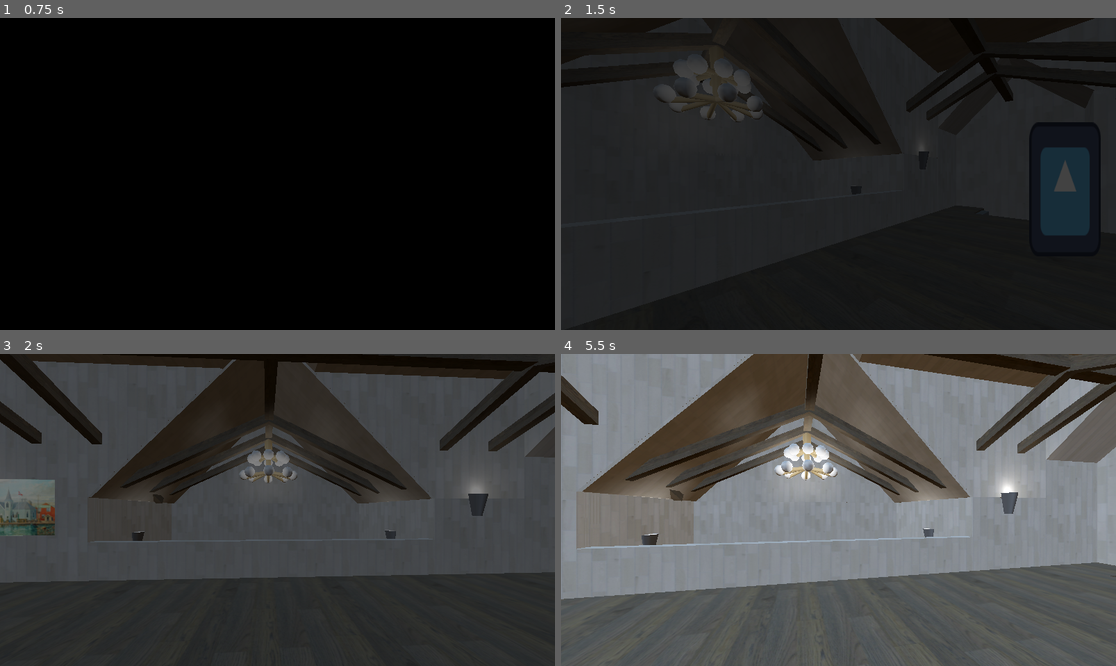
Above: before the commit, frames 1-4 (two rows, left to right).
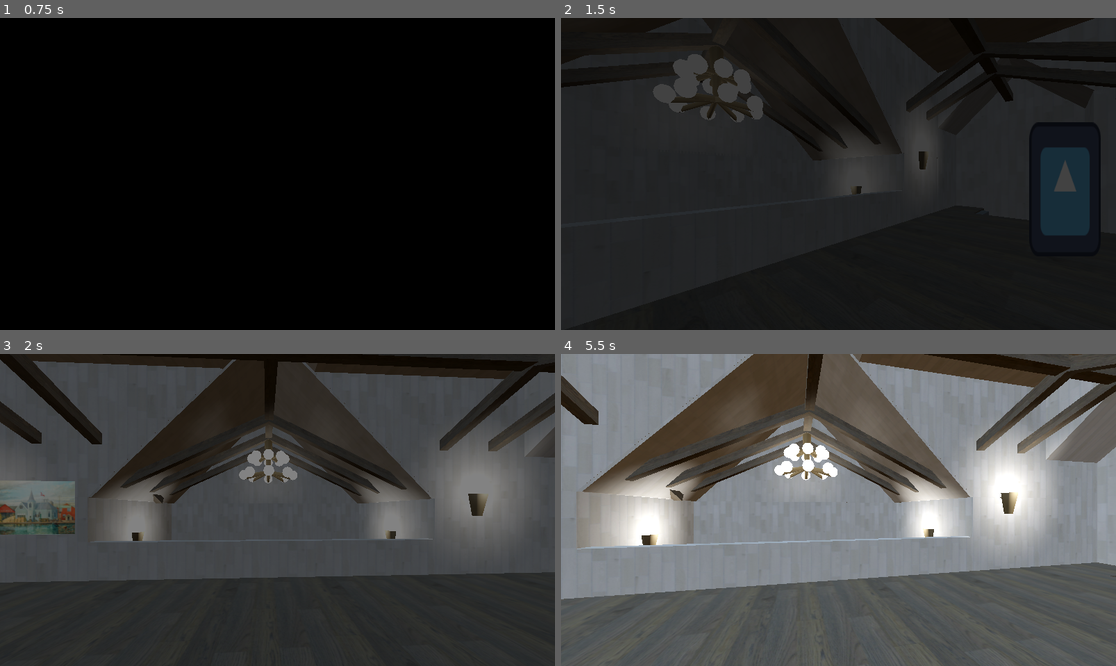
Above: after the commit, the same moments.

Repository: Jellybean42/MurderMysteryWMCJam
Game: Godot game, scene res://levels/present.tscn
Same seed, same stepped clock (60 frames per second), same inputs: the game is played once before the commit and once after it. This scene is started directly instead of the project's main scene. The engine's default icon, where the game draws it, is replaced by a stand-in: a white triangle on a blue panel in a dark square.
Inputs (mouse positions are in pixels of both pictures, inside the frame that each line leads up to):
- Up to frame 1 (0.75 s): tap Enter at 0.5 s; move the mouse to (399, 158) at 0.52 s; hold Right (ui_right) from 0.53 s (still down); tap E (interact) at 0.6 s; click (399, 158) at 0.67 s
- Up to frame 2 (1.5 s): tap Space (ui_select) at 0.77 s; move the mouse to (727, 189) at 1.27 s; release Right (ui_right) at 1.28 s; hold Down (ui_down) from 1.28 s (still down); tap E (interact) at 1.35 s
- Up to frame 3 (2 s): keep holding Down (ui_down); tap Space (ui_select) at 1.52 s
- Up to frame 4 (5.5 s): move the mouse to (894, 441) at 2.02 s; release Down (ui_down) at 2.03 s; hold Right (ui_right) 2.03-2.78 s; tap E (interact) every 0.75 s from 2.1 to 5.1 s; move the mouse to (810, 572) at 2.77 s; hold Up (ui_up) 2.78-3.53 s; click (810, 572) at 2.92 s; tap Space (ui_select) at 3.02, 3.77, 4.52 s; move the mouse to (1005, 556) at 3.52 s; hold Left (ui_left) 3.53-5.03 s; move the mouse to (672, 463) at 4.27 s; move the mouse to (866, 510) at 5.02 s; hold Down (ui_down) from 5.03 s (still down); click (866, 510) at 5.17 s

Frame 1 is identical in both runs. In frame 2, 0.8% of the frame differs, in the area x 16-67%, y 11-57%; in frame 3, 8.6%; in frame 4, 12%, in the area x 4-94%, y 18-64%.

Commit message:
lighting edit

Diff:
--- a/Interaction/dead_body.tscn
+++ b/Interaction/dead_body.tscn
@@ -1,10 +1,11 @@
-[gd_scene load_steps=6 format=3 uid="uid://djuclm5kkealv"]
+[gd_scene load_steps=7 format=3 uid="uid://djuclm5kkealv"]
 
 [ext_resource type="Texture2D" uid="uid://br67kro621lku" path="res://John_no_bg.png" id="1_x0w8s"]
 [ext_resource type="PackedScene" uid="uid://c3e2bavaxqkxn" path="res://Interaction/collectable.tscn" id="2_2kafh"]
 [ext_resource type="Texture2D" uid="uid://c8knqqqls5v6h" path="res://Interaction/letters/Screenshot 2025-09-20 182120.png" id="3_2kafh"]
 [ext_resource type="Texture2D" uid="uid://d2fw6jpp6i5k1" path="res://Interaction/letters/Screenshot 2025-09-20 182131.png" id="4_lh0oi"]
 [ext_resource type="Texture2D" uid="uid://cq6p8t1gal7m5" path="res://Interaction/letters/Screenshot 2025-09-20 182128.png" id="5_46yxa"]
+[ext_resource type="PackedScene" uid="uid://bluwxqberxus7" path="res://cone.tscn" id="6_lh0oi"]
 
 [node name="DeadBody" type="Node3D"]
 
@@ -23,3 +24,12 @@
 [node name="Collectable3" parent="." instance=ExtResource("2_2kafh")]
 transform = Transform3D(1, 0, 0, 0, 1, 0, 0, 0, 1, 0.55060065, 0, 0.3721314)
 letter_tex = ExtResource("5_46yxa")
+
+[node name="Cone" parent="." instance=ExtResource("6_lh0oi")]
+transform = Transform3D(1, 0, 0, 0, 1, 0, 0, 0, 1, -0.59999996, 0, -0.2)
+
+[node name="Cone2" parent="." instance=ExtResource("6_lh0oi")]
+transform = Transform3D(1, 0, 0, 0, 1, 0, 0, 0, 1, 0.6, 0, 0.4)
+
+[node name="Cone3" parent="." instance=ExtResource("6_lh0oi")]
+transform = Transform3D(1, 0, 0, 0, 1, 0, 0, 0, 1, 0.100000024, 0, -0.1)
--- /dev/null
+++ b/brass.tres
@@ -0,0 +1,9 @@
+[gd_resource type="StandardMaterial3D" load_steps=2 format=3 uid="uid://cgj3bru7p5jr0"]
+
+[ext_resource type="Texture2D" uid="uid://cybcngny350bi" path="res://textures/brushed-brass-2000-mm-architextures.jpg" id="1_kd0mr"]
+
+[resource]
+albedo_texture = ExtResource("1_kd0mr")
+metallic = 1.0
+emission_enabled = true
+uv1_triplanar = true
--- a/chandelier.tscn
+++ b/chandelier.tscn
@@ -1,19 +1,17 @@
-[gd_scene load_steps=7 format=3 uid="uid://c26ul1t2ajfaa"]
-
-[ext_resource type="Texture2D" uid="uid://cybcngny350bi" path="res://textures/brushed-brass-2000-mm-architextures.jpg" id="1_g8dmd"]
+[gd_scene load_steps=5 format=3 uid="uid://c26ul1t2ajfaa"]
+
+[ext_resource type="Material" uid="uid://cgj3bru7p5jr0" path="res://brass.tres" id="1_g8dmd"]
 
 [sub_resource type="StandardMaterial3D" id="StandardMaterial3D_82k0g"]
+emission_enabled = true
+emission = Color(1, 1, 1, 1)
 
 [sub_resource type="StandardMaterial3D" id="StandardMaterial3D_21m1t"]
-
-[sub_resource type="StandardMaterial3D" id="StandardMaterial3D_dt8dj"]
-albedo_texture = ExtResource("1_g8dmd")
-
-[sub_resource type="StandardMaterial3D" id="StandardMaterial3D_an4in"]
-albedo_texture = ExtResource("1_g8dmd")
+emission_enabled = true
+emission = Color(1, 1, 1, 1)
 
 [sub_resource type="CylinderMesh" id="CylinderMesh_83u2j"]
-material = SubResource("StandardMaterial3D_an4in")
+material = ExtResource("1_g8dmd")
 top_radius = 0.25
 bottom_radius = 0.1
 
@@ -173,97 +171,97 @@
 transform = Transform3D(1, 0, 0, 0, -0.25881907, 0.9659258, 0, -0.9659258, -0.25881907, 0, -2.1, -0.75)
 radius = 0.1
 height = 1.5
-material = SubResource("StandardMaterial3D_dt8dj")
+material = ExtResource("1_g8dmd")
 
 [node name="CSGCylinder3D3" type="CSGCylinder3D" parent="Brass"]
 transform = Transform3D(-1, 1.0430813e-07, 2.9802322e-08, 3.8567056e-09, -0.25881907, 0.9659258, 8.940697e-08, 0.96592575, 0.25881907, 0, -2.1, 0.75)
 radius = 0.1
 height = 1.5
-material = SubResource("StandardMaterial3D_dt8dj")
+material = ExtResource("1_g8dmd")
 
 [node name="CSGCylinder3D4" type="CSGCylinder3D" parent="Brass"]
 transform = Transform3D(-4.371139e-08, 0.9659258, 0.25881907, 0, -0.25881907, 0.9659258, 1, 4.222196e-08, 1.1313341e-08, 0.75, -2.1, 3.278354e-08)
 radius = 0.1
 height = 1.5
-material = SubResource("StandardMaterial3D_dt8dj")
+material = ExtResource("1_g8dmd")
 
 [node name="CSGCylinder3D5" type="CSGCylinder3D" parent="Brass"]
 transform = Transform3D(-4.569557e-08, -0.96592575, -0.25881907, 3.8567056e-09, -0.25881907, 0.9659258, -1, 6.208617e-08, 1.848898e-08, -0.75, -2.1, -3.278354e-08)
 radius = 0.1
 height = 1.5
-material = SubResource("StandardMaterial3D_dt8dj")
+material = ExtResource("1_g8dmd")
 
 [node name="CSGCylinder3D6" type="CSGCylinder3D" parent="Brass"]
 transform = Transform3D(-0.7071068, 0.6830126, 0.18301271, 8.881784e-16, -0.25881907, 0.9659258, 0.7071067, 0.6830127, 0.18301274, 0.53033006, -2.1, 0.53033006)
 radius = 0.1
 height = 1.5
-material = SubResource("StandardMaterial3D_dt8dj")
+material = ExtResource("1_g8dmd")
 
 [node name="CSGCylinder3D7" type="CSGCylinder3D" parent="Brass"]
 transform = Transform3D(0.7071067, -0.6830127, -0.18301274, 3.8567056e-09, -0.25881907, 0.9659258, -0.7071068, -0.6830126, -0.18301271, -0.53033006, -2.1, -0.53033006)
 radius = 0.1
 height = 1.5
-material = SubResource("StandardMaterial3D_dt8dj")
+material = ExtResource("1_g8dmd")
 
 [node name="CSGCylinder3D8" type="CSGCylinder3D" parent="Brass"]
 transform = Transform3D(-0.7071066, -0.68301266, -0.18301275, 8.881784e-16, -0.25881907, 0.9659258, -0.70710677, 0.6830126, 0.18301274, -0.53033006, -2.1, 0.53033006)
 radius = 0.1
 height = 1.5
-material = SubResource("StandardMaterial3D_dt8dj")
+material = ExtResource("1_g8dmd")
 
 [node name="CSGCylinder3D9" type="CSGCylinder3D" parent="Brass"]
 transform = Transform3D(0.70710677, 0.6830126, 0.18301266, 3.8567043e-09, -0.2588191, 0.96592593, 0.7071067, -0.6830128, -0.18301277, 0.53033006, -2.1, -0.53033006)
 radius = 0.1
 height = 1.5
-material = SubResource("StandardMaterial3D_dt8dj")
+material = ExtResource("1_g8dmd")
 
 [node name="CSGCylinder3D10" type="CSGCylinder3D" parent="Brass"]
 transform = Transform3D(1, 0, 0, 0, -0.25881907, 0.9659258, 0, -0.9659258, -0.25881907, 0, -1.0029428, -0.3877778)
 radius = 0.1
 height = 0.75
-material = SubResource("StandardMaterial3D_dt8dj")
+material = ExtResource("1_g8dmd")
 
 [node name="CSGCylinder3D11" type="CSGCylinder3D" parent="Brass"]
 transform = Transform3D(-1, 1.0430813e-07, 2.9802322e-08, 3.8567056e-09, -0.25881907, 0.9659258, 8.940697e-08, 0.96592575, 0.25881907, -3.9115548e-08, -1.0029428, 0.38777784)
 radius = 0.1
 height = 0.75
-material = SubResource("StandardMaterial3D_dt8dj")
+material = ExtResource("1_g8dmd")
 
 [node name="CSGCylinder3D12" type="CSGCylinder3D" parent="Brass"]
 transform = Transform3D(-4.371139e-08, 0.9659258, 0.25881907, 0, -0.25881907, 0.9659258, 1, 4.222196e-08, 1.1313341e-08, 0.3877778, -1.0029428, 1.6950304e-08)
 radius = 0.1
 height = 0.75
-material = SubResource("StandardMaterial3D_dt8dj")
+material = ExtResource("1_g8dmd")
 
 [node name="CSGCylinder3D13" type="CSGCylinder3D" parent="Brass"]
 transform = Transform3D(-4.569557e-08, -0.96592575, -0.25881907, 3.8567056e-09, -0.25881907, 0.9659258, -1, 6.208617e-08, 1.848898e-08, -0.38777784, -1.0029428, -5.6065854e-08)
 radius = 0.1
 height = 0.75
-material = SubResource("StandardMaterial3D_dt8dj")
+material = ExtResource("1_g8dmd")
 
 [node name="CSGCylinder3D14" type="CSGCylinder3D" parent="Brass"]
 transform = Transform3D(-0.7071068, 0.6830126, 0.18301271, 8.881784e-16, -0.25881907, 0.9659258, 0.7071067, 0.6830127, 0.18301274, 0.27420032, -1.0029428, 0.2742003)
 radius = 0.1
 height = 0.75
-material = SubResource("StandardMaterial3D_dt8dj")
+material = ExtResource("1_g8dmd")
 
 [node name="CSGCylinder3D15" type="CSGCylinder3D" parent="Brass"]
 transform = Transform3D(0.7071067, -0.6830127, -0.18301274, 3.8567056e-09, -0.25881907, 0.9659258, -0.7071068, -0.6830126, -0.18301271, -0.2742003, -1.0029428, -0.27420032)
 radius = 0.1
 height = 0.75
-material = SubResource("StandardMaterial3D_dt8dj")
+material = ExtResource("1_g8dmd")
 
 [node name="CSGCylinder3D16" type="CSGCylinder3D" parent="Brass"]
 transform = Transform3D(-0.7071066, -0.68301266, -0.18301275, 8.881784e-16, -0.25881907, 0.9659258, -0.70710677, 0.6830126, 0.18301274, -0.27420032, -1.0029428, 0.27420032)
 radius = 0.1
 height = 0.75
-material = SubResource("StandardMaterial3D_dt8dj")
+material = ExtResource("1_g8dmd")
 
 [node name="CSGCylinder3D17" type="CSGCylinder3D" parent="Brass"]
 transform = Transform3D(0.70710677, 0.6830126, 0.18301266, 3.8567043e-09, -0.2588191, 0.96592593, 0.7071067, -0.6830128, -0.18301277, 0.27420032, -1.0029428, -0.27420026)
 radius = 0.1
 height = 0.75
-material = SubResource("StandardMaterial3D_dt8dj")
+material = ExtResource("1_g8dmd")
 
 [node name="MeshInstance3D" type="MeshInstance3D" parent="Brass"]
 transform = Transform3D(1, 0, 0, 0, 1, 0, 0, 0, 1, 0, -1, 0)
--- /dev/null
+++ b/cone.tscn
@@ -0,0 +1,16 @@
+[gd_scene load_steps=3 format=3 uid="uid://bluwxqberxus7"]
+
+[sub_resource type="StandardMaterial3D" id="StandardMaterial3D_ghpew"]
+albedo_color = Color(1, 0.80784315, 0, 1)
+
+[sub_resource type="CylinderMesh" id="CylinderMesh_u0elp"]
+material = SubResource("StandardMaterial3D_ghpew")
+top_radius = 0.02
+bottom_radius = 0.1
+height = 0.2
+
+[node name="Cone" type="Node3D"]
+
+[node name="MeshInstance3D" type="MeshInstance3D" parent="."]
+transform = Transform3D(1, 0, 0, 0, 1, 0, 0, 0, 1, 0, 0.1, 0)
+mesh = SubResource("CylinderMesh_u0elp")
--- a/levels/past.tscn
+++ b/levels/past.tscn
@@ -56,7 +56,7 @@
 transform = Transform3D(1, 0, 0, 0, 1, 0, 0, 0, 1, 0, 1.7, 0)
 
 [node name="Painting" type="Area3D" parent="."]
-transform = Transform3D(1, 0, 0, 0, 1, 0, 0, 0, 1, -2.5425344, 2.5640998, -0.39451104)
+transform = Transform3D(1, 0, 0, 0, 1, 0, 0, 0, 1, -2.4425344, 2.5640998, -0.49451104)
 script = ExtResource("5_8js7g")
 target_scene_path = "uid://cwpq7ftaeywcp"
 
--- a/levels/present.tscn
+++ b/levels/present.tscn
@@ -52,7 +52,7 @@
 transform = Transform3D(1, 0, 0, 0, 1, 0, 0, 0, 1, 0, 1.7, 0)
 
 [node name="Painting" type="Area3D" parent="."]
-transform = Transform3D(1, 0, 0, 0, 1, 0, 0, 0, 1, -2.517433, 2.4641, -0.36039883)
+transform = Transform3D(1, 0, 0, 0, 1, 0, 0, 0, 1, -2.4174328, 2.4641, -0.46039882)
 script = ExtResource("5_ve62j")
 target_scene_path = "uid://b33mnik144wn3"
 
--- a/rooms/ground_floor_present.tscn
+++ b/rooms/ground_floor_present.tscn
@@ -1,10 +1,11 @@
-[gd_scene load_steps=18 format=3 uid="uid://bny5tfe4xf5j1"]
+[gd_scene load_steps=21 format=3 uid="uid://bny5tfe4xf5j1"]
 
 [ext_resource type="Script" uid="uid://dmd5b0jkwxljv" path="res://rooms/room_1.gd" id="1_rnj2d"]
 [ext_resource type="Material" uid="uid://dte15qjjirtvh" path="res://wood_panels.tres" id="2_dngkx"]
 [ext_resource type="Material" uid="uid://g8tvlyrsl57n" path="res://upper_floor_present.tres" id="2_m1sog"]
 [ext_resource type="PackedScene" uid="uid://biniydtbfpr77" path="res://camera/camera_3d.tscn" id="2_olrdv"]
 [ext_resource type="PackedScene" uid="uid://cw6bglykgtbrc" path="res://sconce.tscn" id="5_m1sog"]
+[ext_resource type="Texture2D" uid="uid://dxpyfmylcpu1o" path="res://textures/artificial-grass-1498-mm-architextures.jpg" id="6_kmcul"]
 
 [sub_resource type="BoxMesh" id="BoxMesh_s102h"]
 size = Vector3(7, 5, 2)
@@ -41,6 +42,14 @@
 
 [sub_resource type="BoxShape3D" id="BoxShape3D_u7d2c"]
 size = Vector3(1, 2, 7)
+
+[sub_resource type="StandardMaterial3D" id="StandardMaterial3D_dby1b"]
+albedo_texture = ExtResource("6_kmcul")
+uv1_triplanar = true
+
+[sub_resource type="QuadMesh" id="QuadMesh_u7d2c"]
+material = SubResource("StandardMaterial3D_dby1b")
+size = Vector2(200, 100)
 
 [node name="Room1" type="StaticBody3D"]
 input_ray_pickable = false
@@ -255,10 +264,14 @@
 shape = SubResource("BoxShape3D_u7d2c")
 
 [node name="Sconce" parent="." instance=ExtResource("5_m1sog")]
-transform = Transform3D(0.5, 0, 0, 0, 0.5, 0, 0, 0, 0.5, -1.9000001, 0.8, -1.3000001)
+transform = Transform3D(-2.1855694e-08, 0, -0.5, 0, 0.5, 0, 0.5, 0, -2.1855694e-08, -1.9000001, 0.8, -1.3000001)
 
 [node name="Sconce2" parent="." instance=ExtResource("5_m1sog")]
-transform = Transform3D(-0.5, 0, -4.371139e-08, 0, 0.5, 0, 4.371139e-08, 0, -0.5, 1.8999999, 0.8, -1.3000001)
+transform = Transform3D(-2.1855694e-08, 0, 0.5, 0, 0.5, 0, -0.5, 0, -2.1855694e-08, 1.8999999, 0.8, -1.3000001)
+
+[node name="MeshInstance3D3" type="MeshInstance3D" parent="."]
+transform = Transform3D(1, 0, 0, 0, 0.08715569, 0.9961947, 0, -0.9961947, 0.08715569, 0, 0, -52.563854)
+mesh = SubResource("QuadMesh_u7d2c")
 
 [connection signal="body_entered" from="Stairs" to="." method="_on_stairs_body_entered"]
 [connection signal="body_entered" from="Stairs" to="Camera3D" method="_on_area_3d_body_entered"]
--- a/rooms/upper_floor_present.tscn
+++ b/rooms/upper_floor_present.tscn
@@ -90,9 +90,9 @@
 [node name="OtherSide" type="Node3D" parent="CSGCombiner3D"]
 
 [node name="CSGBox3D3" type="CSGBox3D" parent="CSGCombiner3D/OtherSide"]
-transform = Transform3D(1, 0, 0, 0, 1, 0, 0, 0, 1, -2.5, 0.65, -0.6)
+transform = Transform3D(1, 0, 0, 0, 1, 0, 0, 0, 1, -2.6, 0.65, -0.6)
 material_override = ExtResource("2_pjcsh")
-size = Vector3(1.2, 1.7, 0.2)
+size = Vector3(1, 1.7, 0.2)
 
 [node name="CSGBox3D7" type="CSGBox3D" parent="CSGCombiner3D/OtherSide"]
 transform = Transform3D(-4.371139e-08, 0, -1, 0, 1, 0, 1, 0, -4.371139e-08, -3, 1.05, 0.3)
@@ -191,16 +191,16 @@
 transform = Transform3D(0.25, 0, 0, 0, 0.25, 0, 0, 0, 0.25, 0, 1.8000001, -1.4)
 
 [node name="Sconce" parent="." instance=ExtResource("7_rvbd7")]
-transform = Transform3D(0.49809736, 0, 0.04357786, 0, 0.5, 0, -0.04357786, 0, 0.49809736, -2.9, 0.8, 0.3)
+transform = Transform3D(-2.9802322e-08, 0, -0.50000006, 0, 0.5, 0, 0.50000006, 0, -2.9802322e-08, -2.9, 0.8, 0.3)
 
 [node name="Sconce2" parent="." instance=ExtResource("7_rvbd7")]
-transform = Transform3D(-2.1855694e-08, 0, -0.5, 0, 0.5, 0, 0.5, 0, -2.1855694e-08, 2.3999996, 0.8, -0.5)
+transform = Transform3D(-0.5, 0, 4.371139e-08, 0, 0.5, 0, -4.371139e-08, 0, -0.5, 2.3999996, 0.8, -0.5)
 
 [node name="Sconce3" parent="." instance=ExtResource("7_rvbd7")]
-transform = Transform3D(0.5, 0, 0, 0, 0.5, 0, 0, 0, 0.5, -1.9000001, 0.3, -1.3000001)
+transform = Transform3D(-2.1855694e-08, 0, -0.5, 0, 0.5, 0, 0.5, 0, -2.1855694e-08, -1.9000001, 0.3, -1.3000001)
 
 [node name="Sconce4" parent="." instance=ExtResource("7_rvbd7")]
-transform = Transform3D(-0.5, 0, -4.371139e-08, 0, 0.5, 0, 4.371139e-08, 0, -0.5, 1.8999999, 0.3, -1.3000001)
+transform = Transform3D(-2.1855694e-08, 0, 0.5, 0, 0.5, 0, -0.5, 0, -2.1855694e-08, 1.8999999, 0.3, -1.3000001)
 
 [connection signal="body_entered" from="Stairs" to="." method="_on_stairs_body_entered"]
 [connection signal="body_entered" from="Stairs" to="Camera3D" method="_on_area_3d_body_entered"]
--- a/sconce.tscn
+++ b/sconce.tscn
@@ -1,16 +1,28 @@
-[gd_scene load_steps=2 format=3 uid="uid://cw6bglykgtbrc"]
+[gd_scene load_steps=4 format=3 uid="uid://cw6bglykgtbrc"]
+
+[ext_resource type="Material" uid="uid://cgj3bru7p5jr0" path="res://brass.tres" id="1_vyns8"]
 
 [sub_resource type="CylinderMesh" id="CylinderMesh_4ievp"]
+material = ExtResource("1_vyns8")
 top_radius = 0.2
 bottom_radius = 0.1
 height = 0.5
+
+[sub_resource type="StandardMaterial3D" id="StandardMaterial3D_vyns8"]
+emission_enabled = true
+emission = Color(1, 1, 1, 1)
 
 [node name="Sconce" type="Node3D"]
 
 [node name="MeshInstance3D" type="MeshInstance3D" parent="."]
 mesh = SubResource("CylinderMesh_4ievp")
 
-[node name="OmniLight3D" type="OmniLight3D" parent="MeshInstance3D"]
-transform = Transform3D(1, 0, 0, 0, 1, 0, 0, 0, 1, 0.1, 0.3, 0)
-light_energy = 0.1
+[node name="CSGSphere3D9" type="CSGSphere3D" parent="."]
+transform = Transform3D(1, 0, 0, 0, 1, 0, 0, 0, 1, 2.2351742e-08, 0.3000001, 0)
+radius = 0.2
+material = SubResource("StandardMaterial3D_vyns8")
+
+[node name="OmniLight3D" type="OmniLight3D" parent="."]
+transform = Transform3D(1, 0, 0, 0, 1, 0, 0, 0, 1, 0, 0.3, -0.29999998)
+light_energy = 0.5
 omni_range = 1.0
Binary file added: textures/artificial-grass-1498-mm-architextures.jpg
Not shown, added: textures/artificial-grass-1498-mm-architextures.jpg.import
